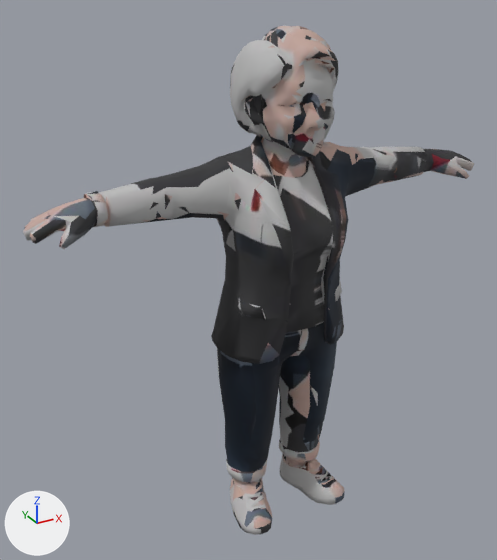
What one commit did to the glTF model dist/models/people/gray-blazer.glb.
One viewpoint serves both versions: a 50 mm camera at (-0.897, -1.448, 1.462) aimed at (-0.071, 0.054, 0.711). The axes (+X, +Y, +Z) are drawn at lower left. The lights are the same throughout. The picture after the commit comes second. Where no turn or scale is listed for an object, it has been applied to the vertices. Vertices at exactly the same position are counted once.

In view in the first picture: 'char1.001'.
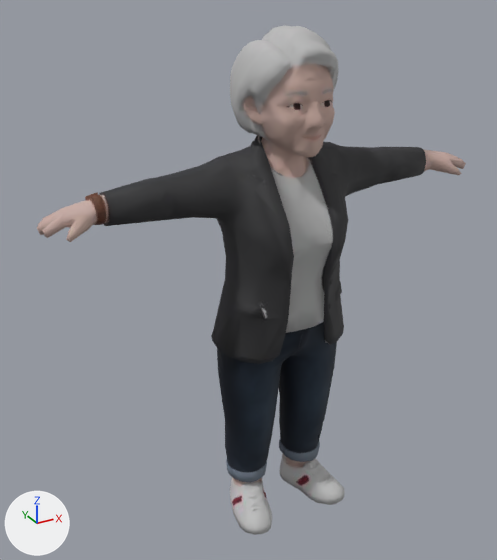
Changed parts and their boxes [x1, y1, x2, y2] in the pictures (497 x 560 px; the box of a moved part takes in the faces that stretch with it):
'char1.001', reshaped: before [23, 25, 474, 535]; after [37, 25, 466, 535]
part 1 of me_char1_003, moved or reshaped: before [23, 27, 335, 249]; after [37, 27, 335, 242]
part 2 of me_char1_003, moved or reshaped: before [385, 147, 474, 179]; after [384, 147, 466, 175]
part 3 of me_char1_003, moved or reshaped: before [294, 188, 367, 406]; after [294, 189, 363, 406]
part 4 of me_char1_003, moved or reshaped: [254, 389, 326, 497] in both
part 5 of me_char1_003, surface changed: before [31, 25, 469, 534]; after [41, 25, 462, 534]

What changed in the scene script:
```text
Change me_char1_003:
    used by ob_char1_001; location = (0.0, 0.0, 0.0)
    remove me_char1_003.from_pydata(...)  # 2255 vertices, 4499 faces; spans x -0.648..0.647, y -0.155..0.155, z 0.001..1.361
    add me_char1_003.from_pydata(...)  # 2255 vertices, 4499 faces; spans x -0.617..0.619, y -0.155..0.155, z 0.001..1.361
    me_char1_003 part 1: 38 vertices moved from x -0.639..-0.246, y -0.029..0.073, z 0.931..1.034 to x -0.614..-0.244, y -0.026..0.069, z 0.931..1.034; 172 vertices removed from x -0.648..0.121, y -0.123..0.129, z 0.932..1.351; 168 vertices added at x -0.617..0.119, y -0.123..0.129, z 0.907..1.354
    me_char1_003 part 2: 69 vertices moved from x 0.362..0.647, y -0.062..0.075, z 0.933..1.024 to x 0.359..0.619, y -0.048..0.074, z 0.942..1.024; 59 vertices removed from x 0.46..0.644, y -0.05..0.073, z 0.938..1.007; 46 vertices added at x 0.46..0.616, y -0.037..0.064, z 0.946..1.005
    me_char1_003 part 3: 8 vertices removed from x 0.061..0.189, y -0.152..0.097, z 0.47..0.927; 16 vertices added at x 0.003..0.211, y -0.153..0.103, z 0.435..0.934
    me_char1_003 part 4: 8 vertices removed from x -0.089..0.131, y -0.055..0.07, z 0.021..0.31; 16 vertices added at x -0.096..0.135, y -0.06..0.073, z 0.018..0.314
    me_char1_003 part 5: 3541 kept faces spanning x -0.614..0.619, y -0.155..0.155, z 0.001..1.361 get new texture (UV) coordinates
    other edits to the shape of me_char1_003 do not show in these pictures
```
